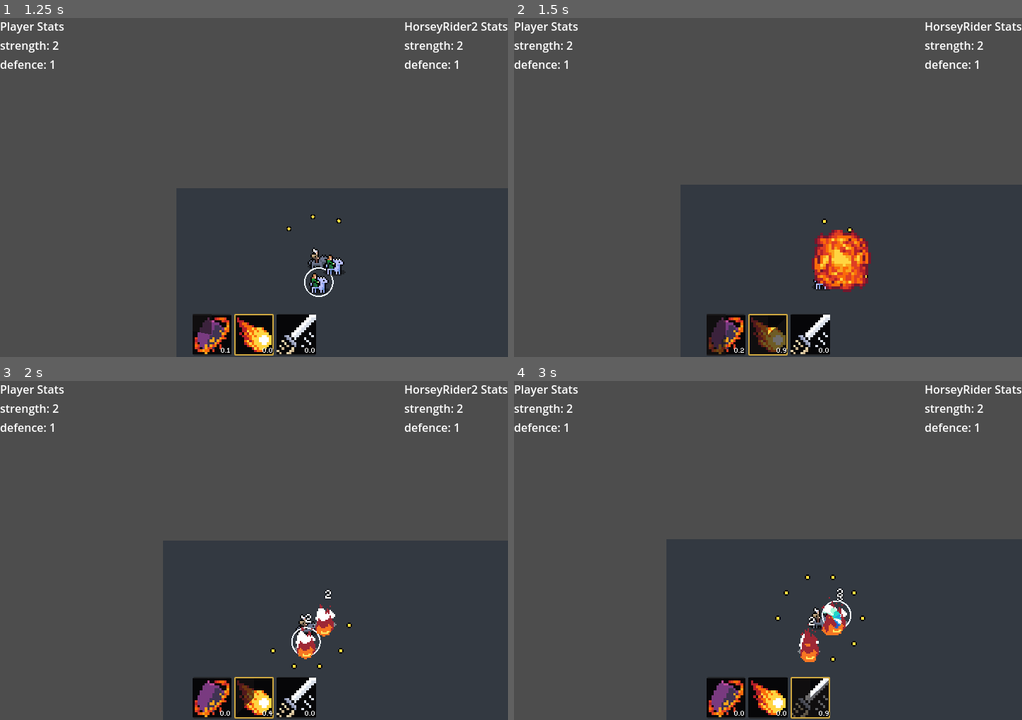
Above: before the commit, frames 1-4 (two rows, left to right).
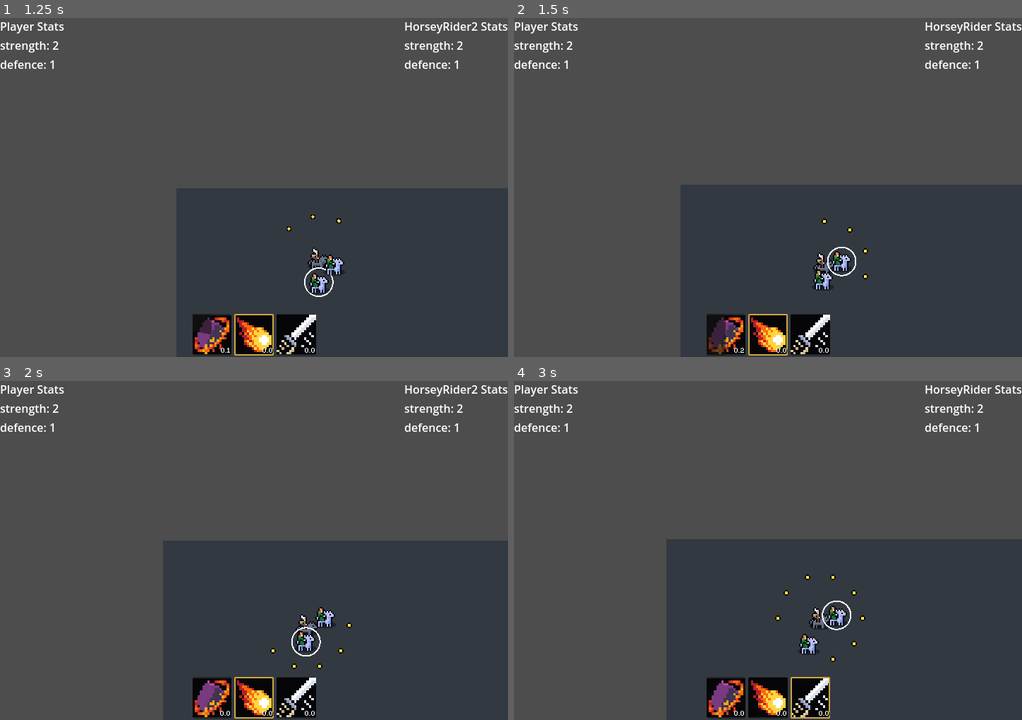
Above: after the commit, the same moments.

Repository: Snayff/not_quite_paradise4
Game: Godot game, scene res://world.tscn
Same seed, same stepped clock (60 frames per second), same inputs: the game is played once before the commit and once after it. The engine's default icon, where the game draws it, is replaced by a stand-in: a white triangle on a blue panel in a dark square.
Inputs:
- Up to frame 1 (1.25 s): hold D (move_right) from 0.53 s (still down); tap Tab (next_active) at 0.6 s
- Up to frame 2 (1.5 s): release D (move_right) at 1.28 s; hold S (move_down) from 1.28 s (still down); tap Space (use_active) at 1.35 s
- Up to frame 3 (2 s): keep holding S (move_down)
- Up to frame 4 (3 s): release S (move_down) at 2.03 s; hold D (move_right) 2.03-2.78 s; tap Tab (next_active) at 2.1 s; hold W (move_up) from 2.78 s (still down); tap Space (use_active) at 2.85 s

Frame 1 is identical in both runs. In frame 2, 2.1% of the frame differs, in the area x 46-71%, y 62-99%; in frame 3, 0.7%; in frame 4, 0.9%.
Error after the commit: Invalid call. Nonexistent function 'get_supply' in base 'Nil'. (res://scripts/components/functionals/combat_active_container.gd:135)

Commit message:
added supply drain on combat active cast

Diff:
--- a/scenes/abcs/combat_active.gd
+++ b/scenes/abcs/combat_active.gd
@@ -25,7 +25,9 @@
 @export_group("Aesthetics")
 @export var icon: CompressedTexture2D  ## the icon used to identify the active
 @export_group("Casting")
-@export var _cast_type: Constants.CAST_TYPE  ## how the active is cast
+@export var cast_type: Constants.CAST_TYPE = Constants.CAST_TYPE.manual ## how the active is cast
+@export var cast_supply: Constants.SUPPLY_TYPE = Constants.SUPPLY_TYPE.stamina  ## what supply to pay the cast cost from
+@export var cast_cost: int = 0
 @export_group("Targeting")
 @export var _valid_target_option: Constants.TARGET_OPTION  ## who the active can target
 @export var _valid_effect_option: Constants.TARGET_OPTION  ## who the active's effects can affect
@@ -118,7 +120,7 @@
 	queue_redraw()
 
 	# handle auto casting
-	if _cast_type == Constants.CAST_TYPE.auto:
+	if cast_type == Constants.CAST_TYPE.auto:
 		if can_cast:
 			cast()
 
--- a/scenes/combat_actives/circling_stars.tscn
+++ b/scenes/combat_actives/circling_stars.tscn
@@ -16,7 +16,8 @@
 
 [node name="CirclingStars" instance=ExtResource("1_bejtl")]
 icon = ExtResource("2_e43xh")
-_cast_type = 1
+cast_type = 1
+cast_cost = 5
 _valid_effect_option = 2
 _delivery_method = 2
 _travel_range = 200
--- a/scenes/combat_actives/fireblast.tscn
+++ b/scenes/combat_actives/fireblast.tscn
@@ -10,6 +10,7 @@
 
 [node name="Fireblast" instance=ExtResource("1_34rtn")]
 icon = ExtResource("2_nulgg")
+cast_cost = 10
 _valid_target_option = 2
 _valid_effect_option = 2
 _delivery_method = 1
--- a/scenes/combat_actives/slash.tscn
+++ b/scenes/combat_actives/slash.tscn
@@ -10,6 +10,7 @@
 
 [node name="Slash" instance=ExtResource("1_0gqxy")]
 icon = ExtResource("2_22yta")
+cast_cost = 7
 _valid_target_option = 2
 _valid_effect_option = 2
 _delivery_method = 3
--- a/scripts/components/functionals/combat_active_container.gd
+++ b/scripts/components/functionals/combat_active_container.gd
@@ -23,6 +23,7 @@
 @export var _root: CombatActor  ## who created this active
 @export var _allegiance: Allegiance  ## creator's allegiance component
 @export var _cast_position: Marker2D  ##  delivery method's spawn location. Ignored by Orbital.
+@export var _supplies: SupplyContainerComponent  ## the supplies to be used to cast actives
 #@export_group("Details")
 #endregion
 
@@ -130,9 +131,19 @@
 func cast_ready_active(active_name: String) -> bool:
 	var active: CombatActive = get_active(active_name)
 	if active.can_cast:
+		# pay the toll
+		var supply: SupplyComponent = _supplies.get_supply(active.cast_supply)
+		supply.decrease(active.cast_cost)
+
+		# cast the active
 		active.cast()
+
+		# remove from list of actives
 		_ready_actives.erase(active)
+
+		# confirm positive result
 		return true
+
 	return false
 
 
Not shown: 3 places in scenes/abcs/combat_actor.tscn that only renumber resources
